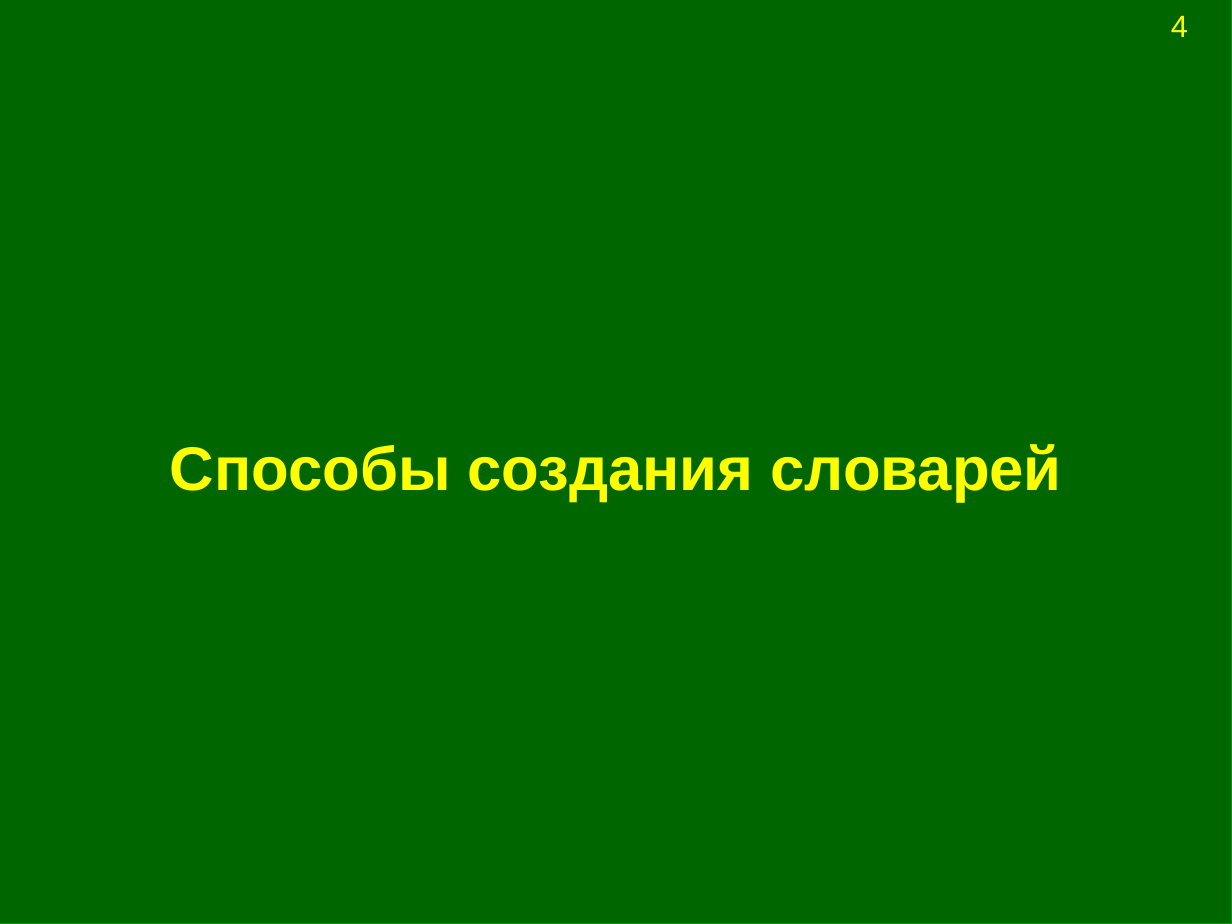
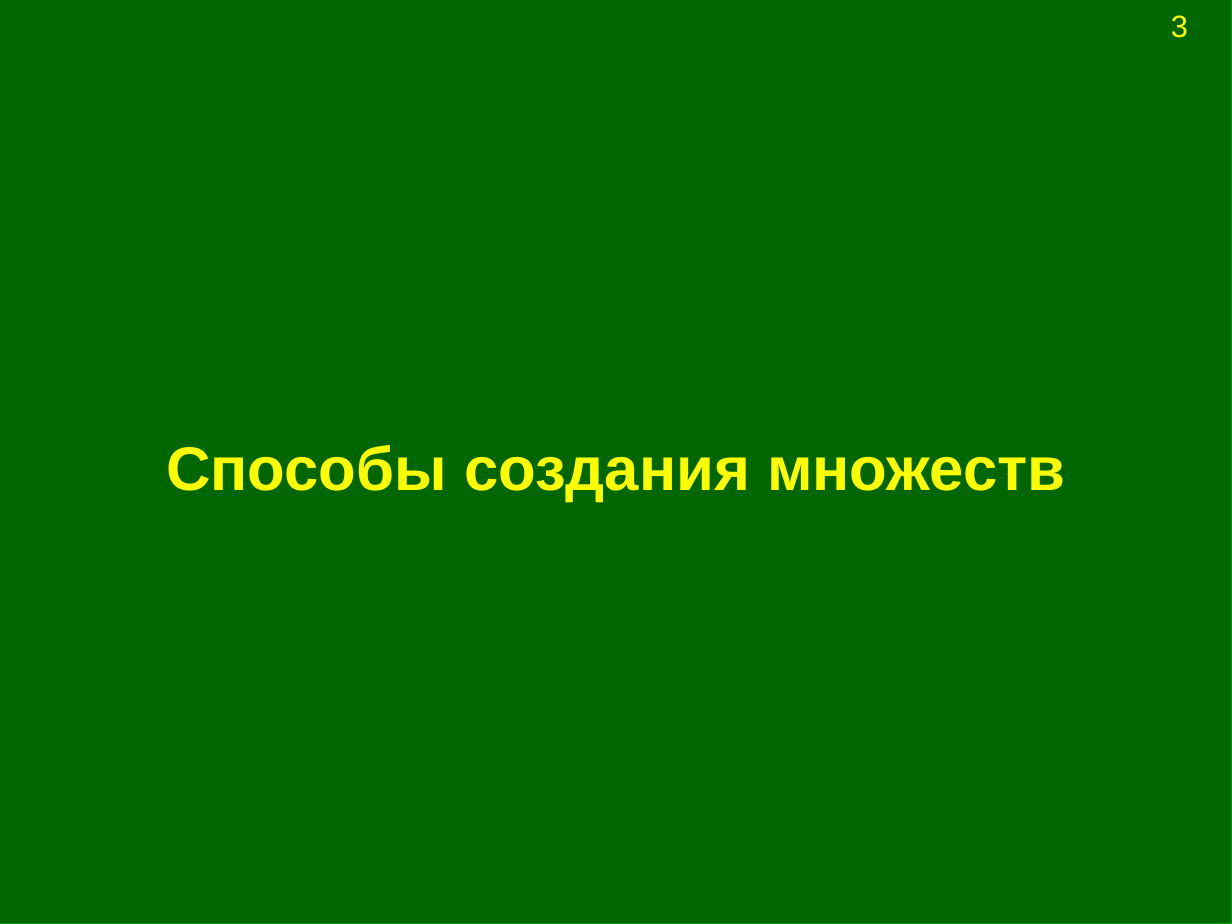
Before and after one commit to Jenyay/modelling, a slide deck: slide 3 of python language/presentations/08. Basic data structures. Sets.odp (slide 4 before the commit). Drawn at 1232x924 pixels with LibreOffice and Linux fonts; fonts in the diff are those of the drawing. Boxes give left, top, right and bottom in pixels: in the first picture for what was removed or moved away, otherwise in the second. Text is boxed around its words. In the diff, an @@ line names an element or a change of style, - is before the commit and + after.

Commit message:
Обновление презентации про множества

```diff
--- a/python language/presentations/08. Basic data structures. Sets.odp
+++ b/python language/presentations/08. Basic data structures. Sets.odp
@@ page number at <box>1171,15,1188,38</box>: text changed @@
-4
+3
@@ title at <box>166,445,1065,502</box>: text changed @@
-Способы создания словарей
+Способы создания множеств
```
Also in this commit, not shown: 1 other slide changed, 2 slides added, 39 slides removed.
